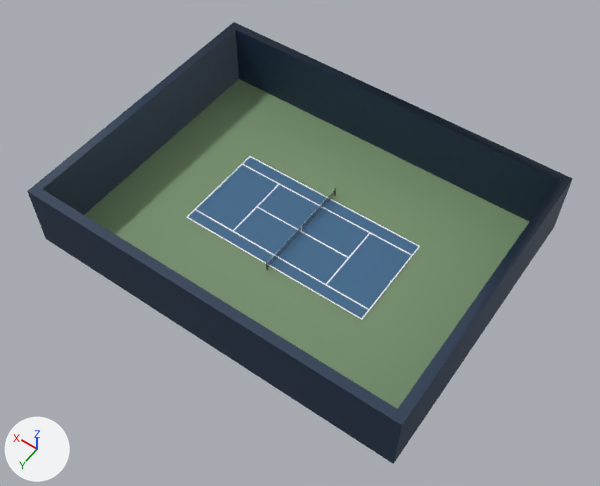
The OBJ model src/models/court/court.obj: old version first, new version second.
The view is the same before and after, from a 50 mm camera at (-31.3, 44.1, 67.3) aimed at (-1.4, 2.2, 1.4). Arrows for +X, +Y and +Z are at lower left; the lights stay in place. Where no turn or scale is listed for an object, it has been applied to the vertices.
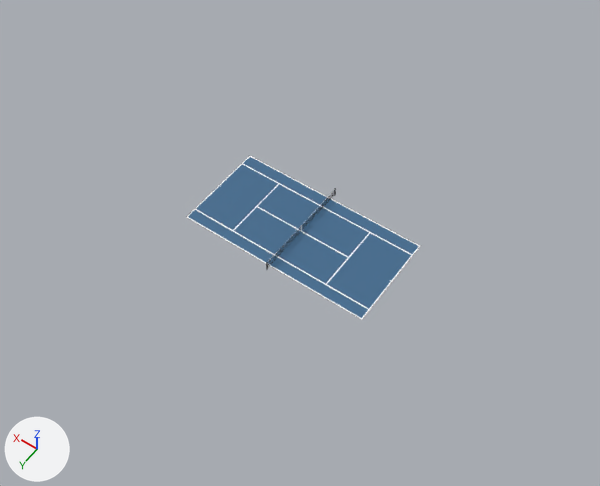
Changed parts and their boxes [x1, y1, x2, y2] in the pictures (600 x 486 px):
'Plane.004_Plane.003', deleted (blue): before [27, 22, 573, 464]
'Plane.001', deleted (green): before [85, 79, 529, 409]

The change, as a list of edits to the scene's bpy script:
```text
Remove ob_plane_001:
    ob_plane_001 = bpy.data.objects.new('Plane.001', me_plane_001)
    ob_plane_001.location = (0.0, 0.0, 0.0)
Remove ob_plane_004_plane_003:
    ob_plane_004_plane_003 = bpy.data.objects.new('Plane.004_Plane.003', me_plane_004_plane_003)
    ob_plane_004_plane_003.location = (0.0, 0.0, 0.0)
```
